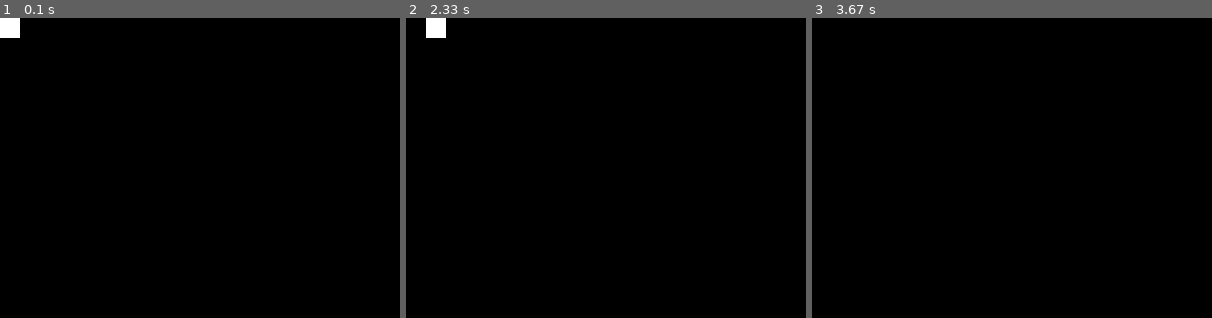
Above: before the commit, frames 1-3 (left to right).
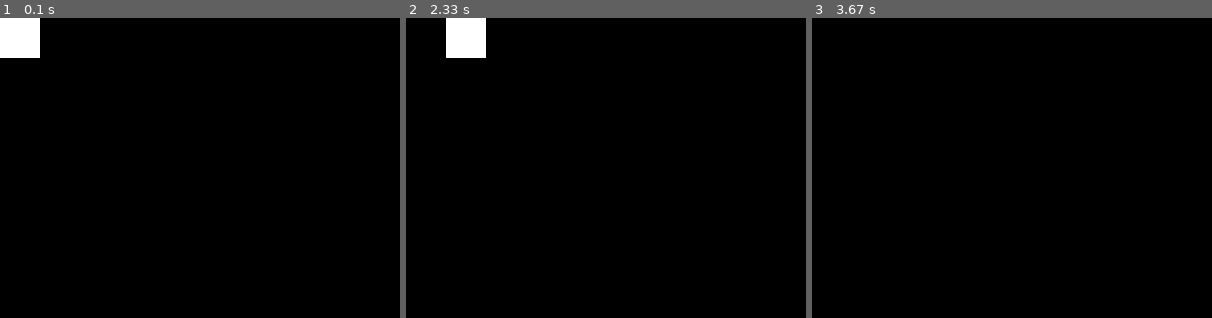
Above: after the commit, the same moments.

Repository: olehermanse/pyGame-Movement
Game: pygame game, started from main.py
Two runs of this game, one before a commit and one after it. Both use one fixed random seed, a clock stepped at 60 frames per second and the inputs below.
Inputs:
- Up to frame 1 (0.1 s): no input
- Up to frame 2 (2.33 s): hold D 0.33-0.8 s; hold W 0.83-1.13 s; hold S from 2.23 s (still down)
- Up to frame 3 (3.67 s): release S at 2.53 s; hold A 2.57-2.97 s; hold W 3-3.37 s
The pictures show only the part of the screen within x 0-50%, y 0-50%; the shares and areas given below are measured in that part.

The runs differ from the first frame. In frame 1, 1.0% of the frame differs, in the area x 0-10%, y 0-14%; in frame 2, 1.7%, in the area x 5-20%, y 0-14%; in frame 3, nothing differs.

Commit message:
Minor Changes

Diff:
--- a/main.py
+++ b/main.py
@@ -2,38 +2,42 @@
 # -Ole Herman Schumacher Elgesem
 #  www.github.com/olehermanse
 # Simple template to get started with pygame
+# If you download the Makefile you can run by using make
 
-#Pygame is not yet updated for python 3+
-#See Makefile
+# Loosely based on the pygame cheat sheet
+#  www.inventwithpython.com/pygamecheatsheet.png
+# See www.pygame.org for more info
+# Pygame is not yet updated for python 3+
 
-#Setup
+# Setup
 import pygame, sys
 from pygame.locals import *
 pygame.init()
 fpsClock = pygame.time.Clock()
 
-#Window management
+# Window management
 windowSurfaceObj = pygame.display.set_mode((800,600))
 pygame.display.set_caption('Player Movement in pygame')
 
-#Global variables for visuals and "game logic"
+# Global variables for visuals and "game logic"
 whiteColor = pygame.Color(255,255,255)
 blackColor = pygame.Color(0,0,0)
 playerx, playery = 0,0
-unit = 20
+unit = 40
 
-#Fill BG with black and draw player on top
+# Fill BG with black and draw player on top
 def drawScene():
 	windowSurfaceObj.fill(blackColor)
 	pygame.draw.rect(windowSurfaceObj, whiteColor, (playerx, playery, unit, unit))
 
-#Moves player by (x*unit, y*unit)
+# Moves player by (x*unit, y*unit)
 def playerMove(x,y):
 	global playerx
 	global playery
 	playerx += x*unit
 	playery += y*unit
 
+# Infinite loop can be broken by quit event
 while True:
 	#Handle events:
 	for event in pygame.event.get():
